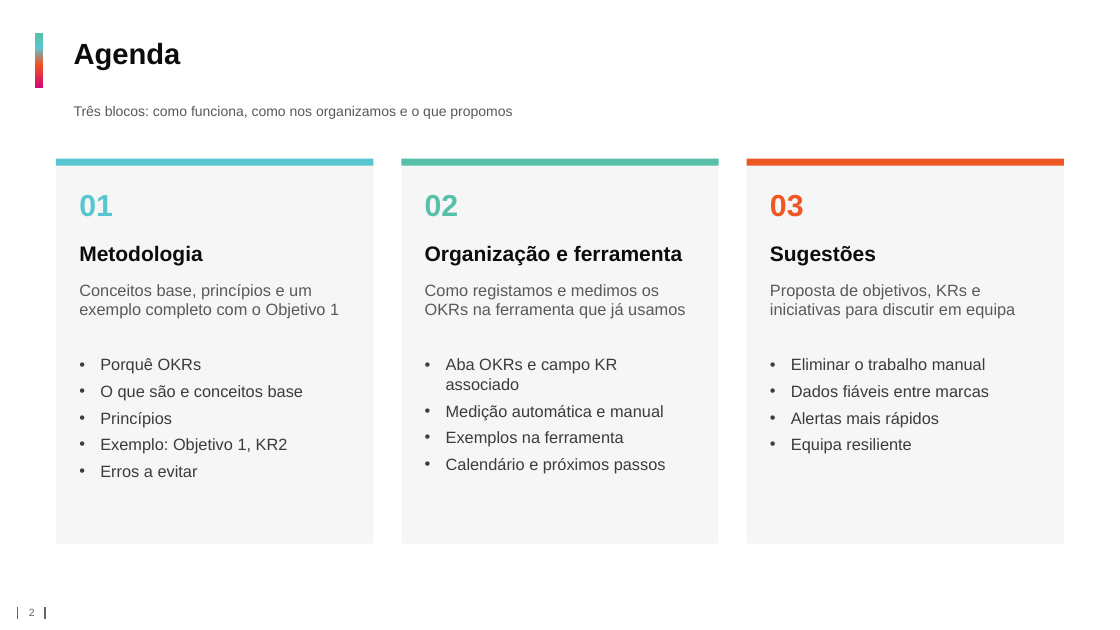
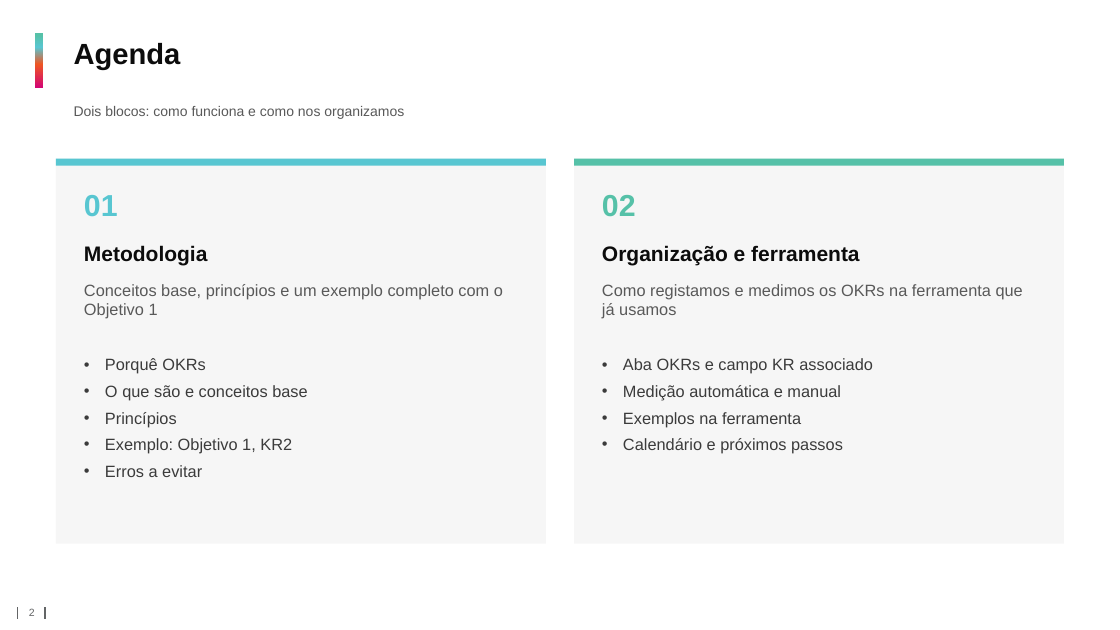
Before and after one commit to nunobatista71193/Databricks, a slide deck: slide 2 of Team OKR's.pptx. Drawn at 1120x630 pixels with LibreOffice and Linux fonts; fonts in the diff are those of the drawing; background and template pictures are left out. Boxes give left, top, right and bottom in pixels: in the first picture for what was removed or moved away, otherwise in the second. Text is boxed around its words. In the diff, an @@ line names an element or a change of style, - is before the commit and + after.

```diff
--- a/Team OKR's.pptx
+++ b/Team OKR's.pptx
@@ text at <box>74,106,404,119</box>: text changed @@
-Três blocos: como funciona, como nos organizamos e o que propomos
+Dois blocos: como funciona e como nos organizamos
@@ rectangle: place and size @@
-rectangle at <box>56,159,374,544</box>
+rectangle at <box>56,159,546,544</box>
@@ rectangle: place and size @@
-rectangle at <box>56,159,374,166</box>
+rectangle at <box>56,159,546,166</box>
@@ rectangle: place and size @@
-rectangle at <box>402,159,719,544</box>
+rectangle at <box>574,159,1064,544</box>
@@ rectangle: place and size @@
-rectangle at <box>402,159,719,166</box>
+rectangle at <box>574,159,1064,166</box>
@@ rectangle removed at <box>747,159,1065,544</box> @@
@@ rectangle removed at <box>747,159,1065,166</box> @@
@@ text "01": place and size @@
-text "01" at <box>79,195,113,217</box>
+text "01" at <box>84,195,118,217</box>
@@ text "02": place and size @@
-text "02" at <box>425,195,459,217</box>
+text "02" at <box>602,195,636,217</box>
@@ text removed at <box>770,195,804,217</box> @@
-03
@@ text "Metodologia": place and size @@
-text "Metodologia" at <box>79,245,202,265</box>
+text "Metodologia" at <box>84,245,207,265</box>
@@ text "Organização e ferramenta": place and size @@
-text "Organização e ferramenta" at <box>425,245,682,265</box>
+text "Organização e ferramenta" at <box>602,245,859,265</box>
@@ text removed at <box>770,246,876,265</box> @@
-Sugestões
@@ text "Conceitos base, princípios e um ..." rewrapped from <box>79,284,339,319</box> to <box>84,284,503,319</box> @@
@@ text "Como registamos e medimos os ..." rewrapped from <box>425,284,685,319</box> to <box>602,284,1023,319</box> @@
@@ text removed at <box>770,284,1015,319</box> @@
-Proposta de objetivos, KRs e iniciativas para discutir em equipa
@@ text "Porquê OKRs": place and size @@
-text "Porquê OKRs" at <box>100,358,303,477</box>
+text "Porquê OKRs" at <box>105,358,307,477</box>
@@ text "Aba OKRs e campo KR ..." rewrapped from <box>446,358,666,474</box> to <box>623,358,873,454</box> @@
@@ text removed at <box>791,358,986,454</box> @@
-• Eliminar o trabalho manual
-• Dados fiáveis entre marcas
-• Alertas mais rápidos
-• Equipa resiliente
```
Also in this commit, not shown: 6 other slides changed.
